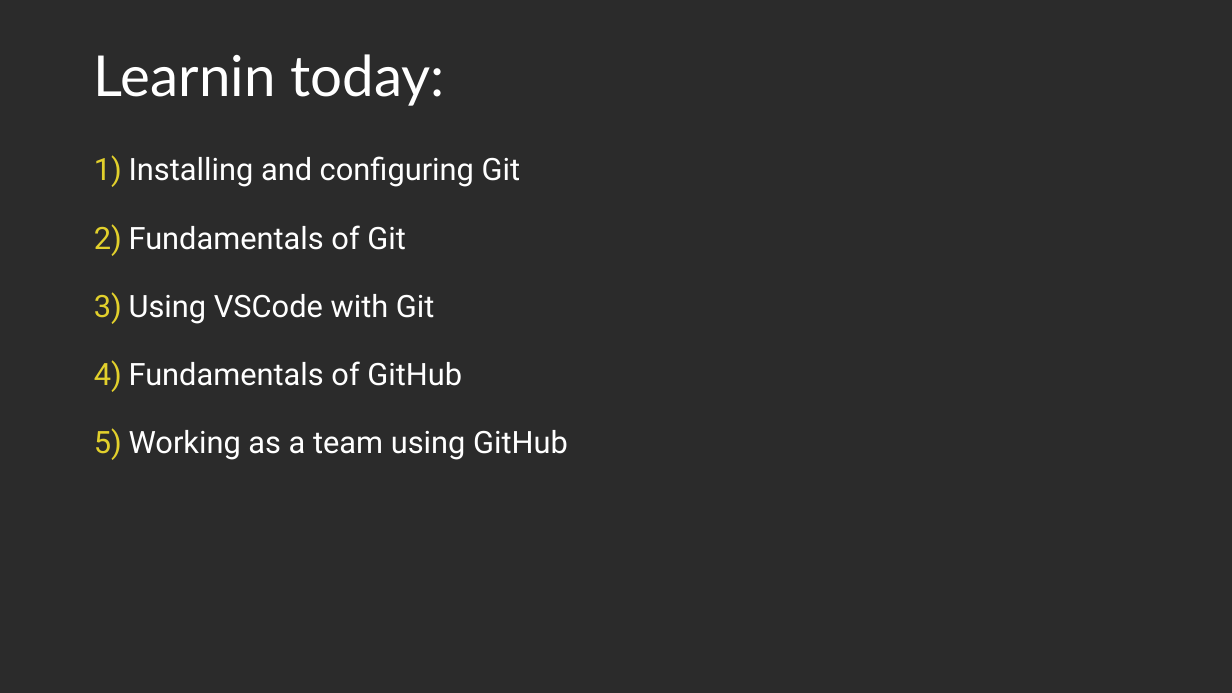
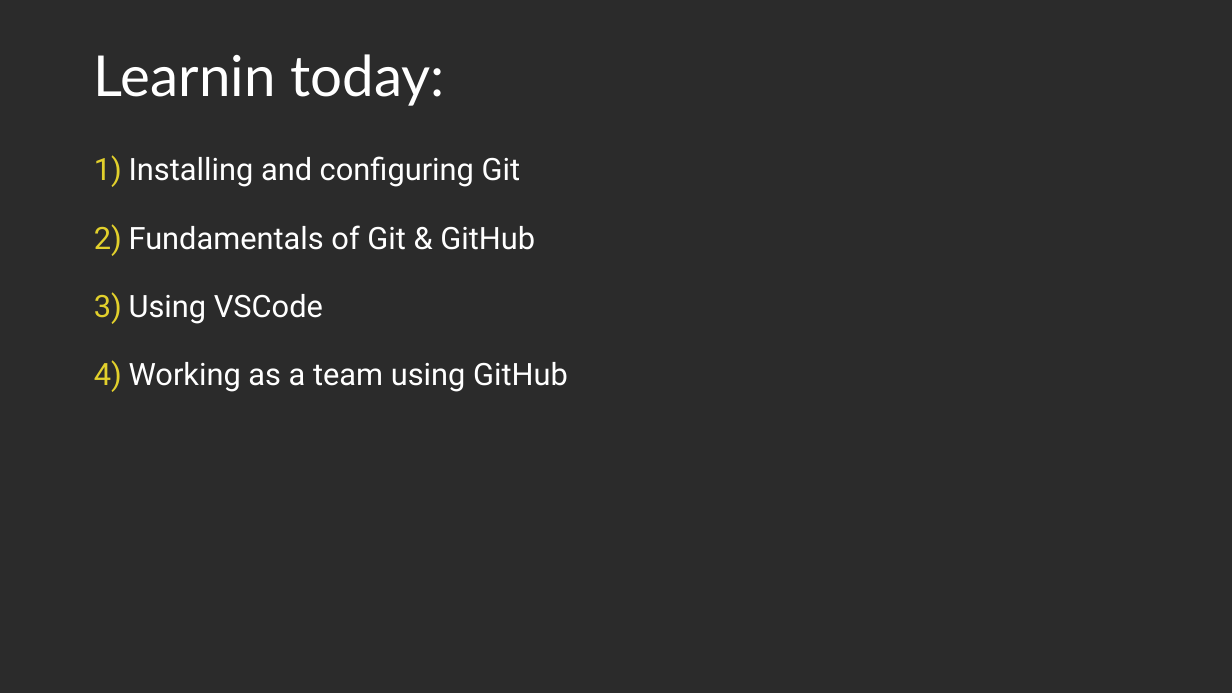
Before and after one commit to Light2Dark/git_tutorial, a slide deck: slide 2 of Git and Github.pptx (slide 3 before the commit). Drawn at 1232x693 pixels with LibreOffice and Linux fonts; fonts in the diff are those of the drawing; background and template pictures are left out; a plain dark background stands for a picture behind light text. Boxes give left, top, right and bottom in pixels: in the first picture for what was removed or moved away, otherwise in the second. Text is boxed around its words. In the diff, an @@ line names an element or a change of style, - is before the commit and + after.

```diff
--- a/Git and Github.pptx
+++ b/Git and Github.pptx
@@ text at bbox=[129, 225, 535, 324]: text changed @@
-2) Fundamentals of Git
-3) Using VSCode with Git
-4) Fundamentals of GitHub
+2) Fundamentals of Git & GitHub
+3) Using VSCode
```
Also in this commit, not shown: 13 other slides changed, 4 slides added, 3 slides removed.
